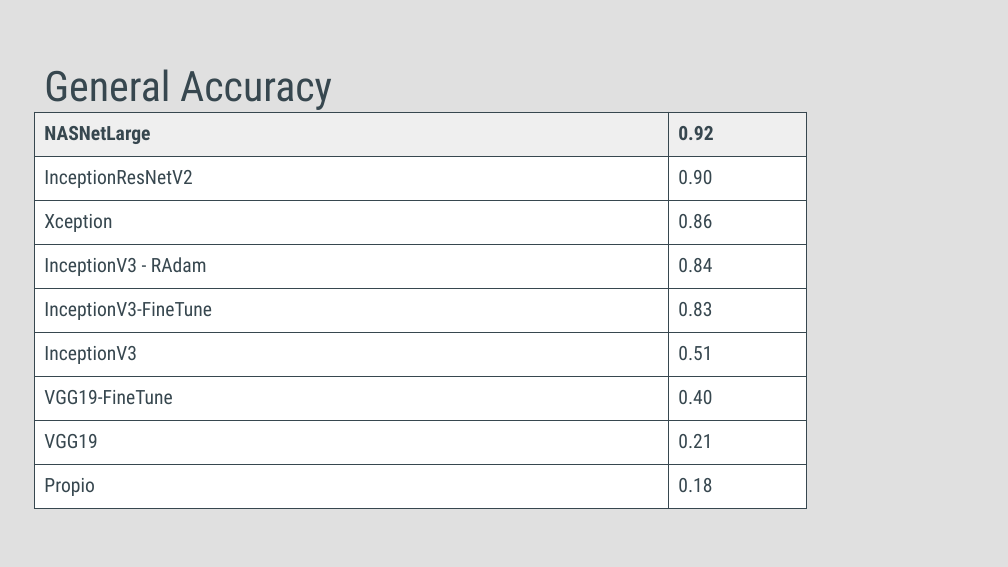
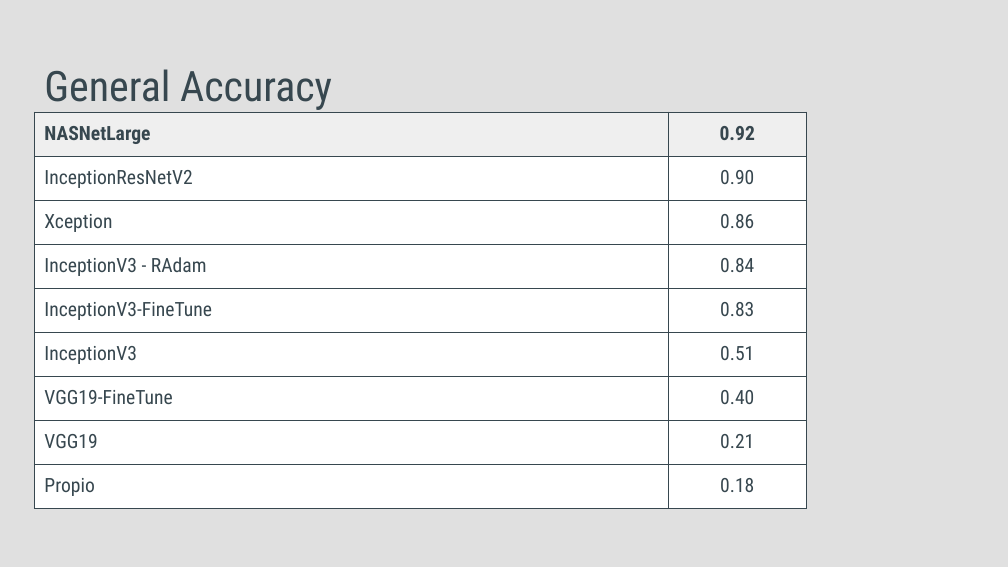
Before and after one commit to cscovino/Reservoir-Dogs, a slide deck: slide 69 of presentacion/Dasafio2_Grupo4_CNN.pptx. Drawn at 1008x567 pixels with LibreOffice and Linux fonts; fonts in the diff are those of the drawing. Boxes give left, top, right and bottom in pixels: in the first picture for what was removed or moved away, otherwise in the second. Text is boxed around its words. In the diff, an @@ line names an element or a change of style, - is before the commit and + after.

```diff
--- a/presentacion/Dasafio2_Grupo4_CNN.pptx
+++ b/presentacion/Dasafio2_Grupo4_CNN.pptx
@@ table at bbox=[34, 112, 806, 500] @@
@@ alignment left to centre @@
```
Also in this commit, not shown: 9 slides added, 1 other file.
